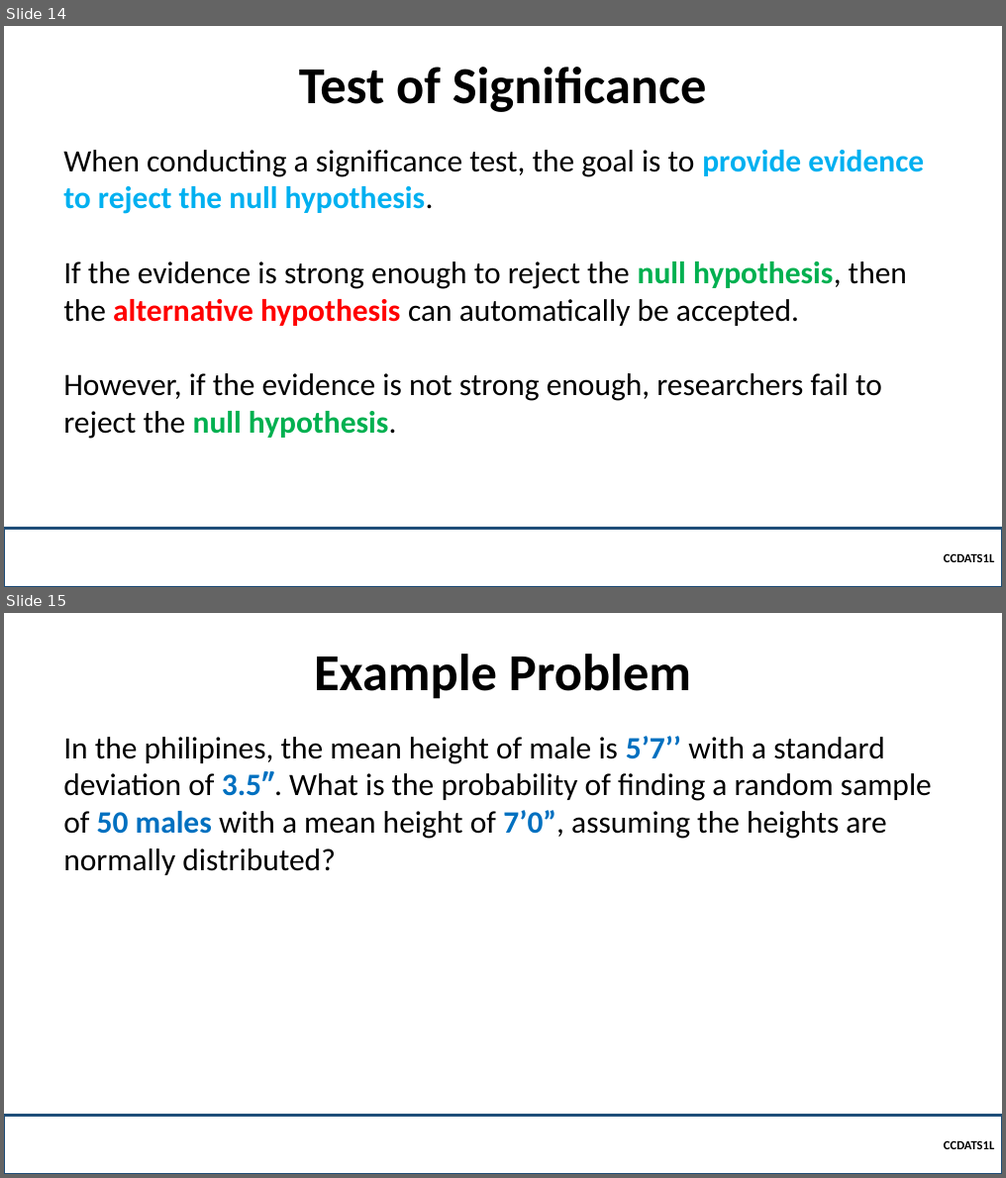
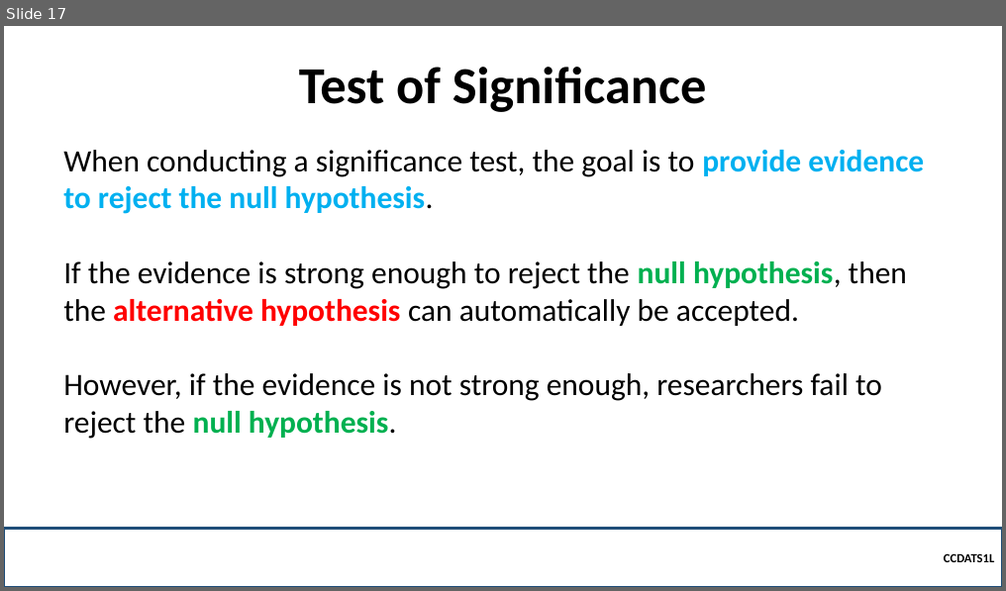
Before and after one commit to robitussin/CCDATS1L, a slide deck: week 10/Test of Significance.pptx. Shown one above the other, each under a label of ours: slides 14 and 15 before the commit, slide 17 after it. The pictures are 1006x1178 and 1006x591 pixels, drawn with LibreOffice and Linux fonts; fonts in the diff are those of the drawing; background and template pictures are left out. Boxes give left, top, right and bottom in pixels: in the first picture for what was removed or moved away, otherwise in the second. Text is boxed around its words. In the diff, an @@ line names an element or a change of style, - is before the commit and + after.

```diff
--- a/week 10/Test of Significance.pptx
+++ b/week 10/Test of Significance.pptx
@@ slide 15 removed at (4, 613, 1002, 1174), background picture (left out) @@
@@ title removed at (314, 654, 691, 699) @@
-Example Problem
@@ text removed at (63, 736, 932, 875) @@
-In the philipines, the mean height of male is 5’7’’ with a standard deviation of 3.5″. What is the probability of finding a random sample of 50 males with a mean height of 7’0”, assuming the heights are normally distributed?
@@ rectangle removed at (4, 1115, 1002, 1174) @@
-  CCDATS1L
@@ what was slide 14 is now slide 17 @@
```
Also in this commit, not shown: 8 slides changed, 10 slides added, 1 other slide removed, 5 other files.
